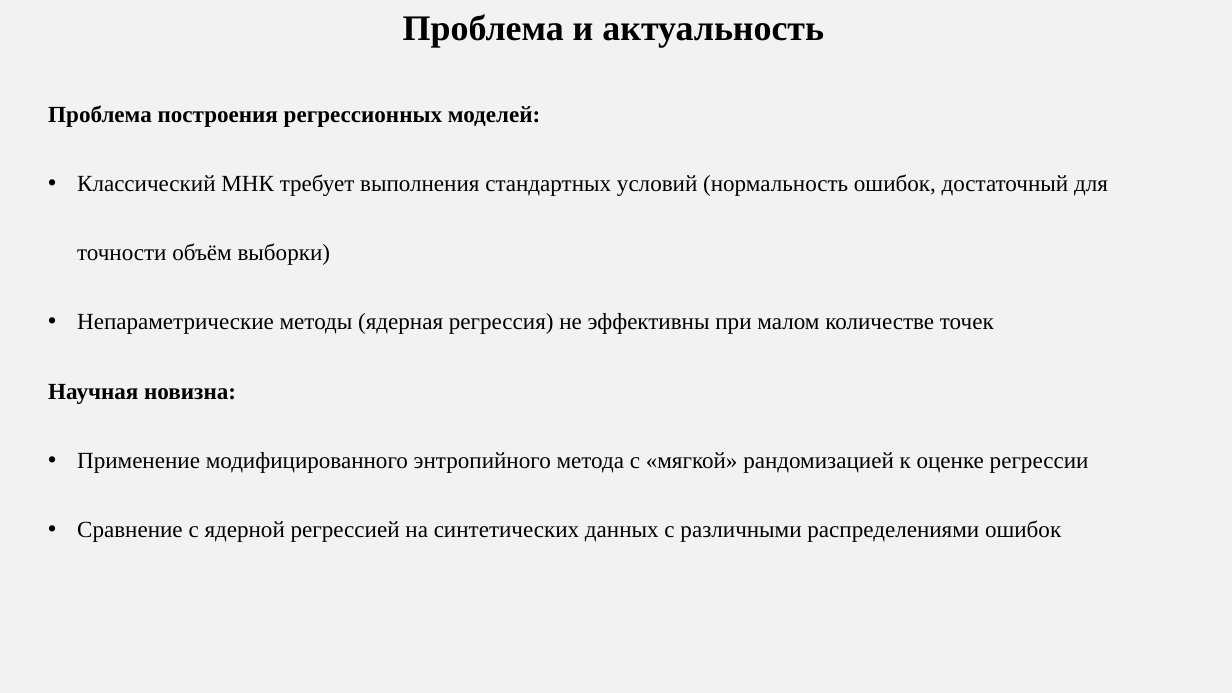
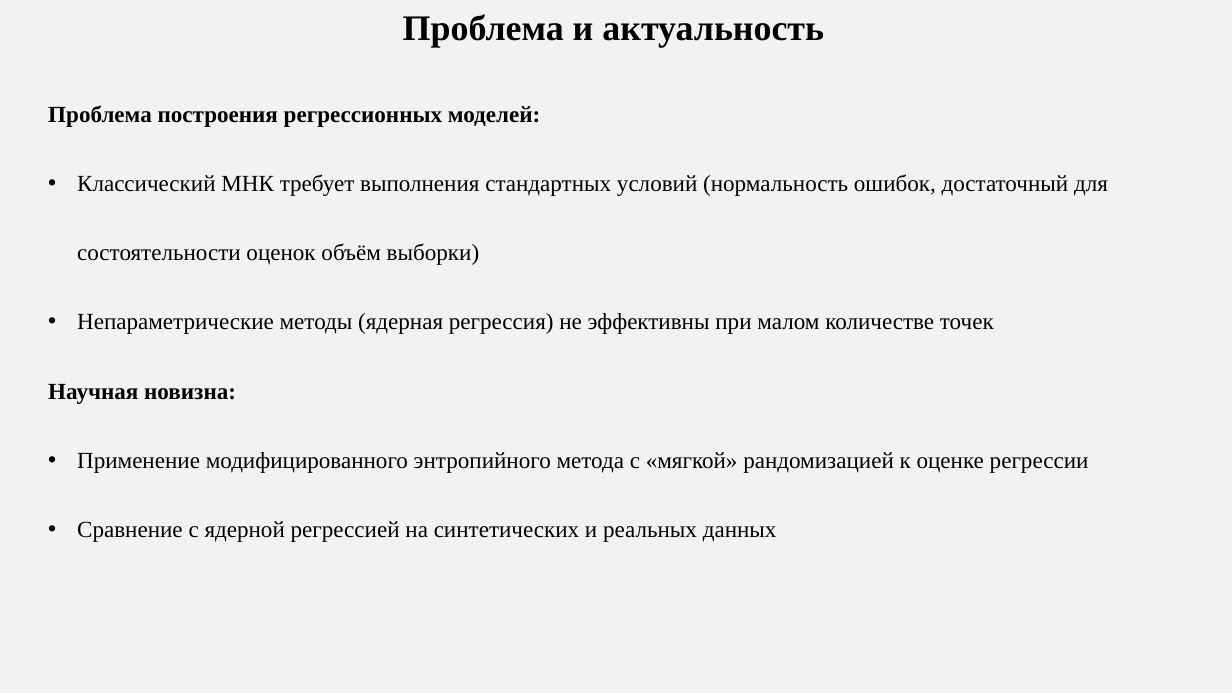
Before and after one commit to AnfimovAleksandr/mag_diploma, a slide deck: slide 2 of Защита диплома/Anfimov_diplom.pptx. Drawn at 1232x693 pixels with LibreOffice and Linux fonts; fonts in the diff are those of the drawing. Boxes give left, top, right and bottom in pixels: in the first picture for what was removed or moved away, otherwise in the second. Text is boxed around its words. In the diff, an @@ line names an element or a change of style, - is before the commit and + after.

```diff
--- a/Защита диплома/Anfimov_diplom.pptx
+++ b/Защита диплома/Anfimov_diplom.pptx
@@ text at box(77, 174, 1108, 265): text changed @@
-• Классический МНК требует выполнения стандартных условий (нормальность ошибок, достаточный для точности объём выборки)
+• Классический МНК требует выполнения стандартных условий (нормальность ошибок, достаточный для состоятельности оценок объём выборки)
@@ text at box(77, 521, 777, 542): text changed @@
-• Сравнение с ядерной регрессией на синтетических данных с различными распределениями ошибок
+• Сравнение с ядерной регрессией на синтетических и реальных данных
```
Also in this commit, not shown: 5 other slides changed, 1 slide added, 1 slide removed, 9 other files.
